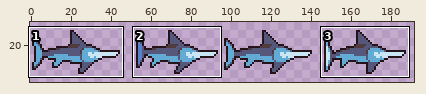
A sprite sheet gets an edit: GAME JAM/Assets/Imports/sealife/3/Walk.png. The picture above shows the old version from afar; the outline marks the close-up.
Close-up. Earlier state:
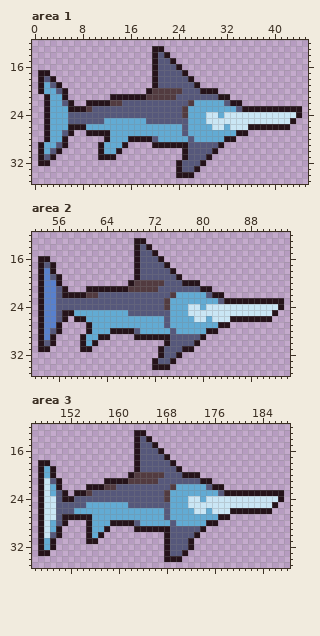
The file is 192x48 pixels. Shown: area 1: x 0..45, y 12..35; area 2: x 52..94, y 12..35; area 3: x 146..188, y 12..35. The wide view leaves out empty margins. The commit also changed other parts of the picture, which this record leaves out.
The result:
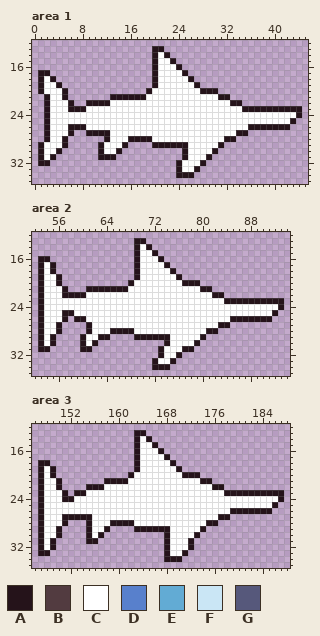
Palette (. is transparent): A #25131a  B #523b40  C #ffffff  D #5880cc  E #62abd4  F #cae6f5  G #56587b
The exact change:
Changed rows in their new state; - is an unchanged pixel.
Area 1:
first column x 2:
14 -------------------C----------------------
15 -------------------CC---------------------
16 -------------------CCC--------------------
17 -------------------CCCC-------------------
18 C------------------CCCCC------------------
19 CC-----------------CCCCCC-----------------
20 CCC---------------CCCCCCCC----------------
21 -CC--------------CCCCCCCCCCCC-------------
22 -CCC-------CCCCCCCCCCCCCCCCCCCC-----------
23 -CCC---CCCCCCCCCCCCCCCCCCCCCCCCCC---------
24 -CCCCCCCCCCCCCCCCCCCCCCCCCCCCCCCCCCCCCCCCC
25 -CCCCCCCCCCCCCCCCCCCCCCCCCCCCCCCCCCCCCCCC-
26 -CCC---CCCCCCCCCCCCCCCCCCCCCCCCCCC--------
27 -CCC-------CCCCCCCCCCCCCCCCCCCCC----------
28 -CC--------CCC----CCCCCCCCCCCC------------
29 CCC-------CCC-----------CCCCC-------------
30 CC--------CC------------CCCC--------------
31 C-----------------------CCC---------------
32 -----------------------CCC----------------
33 -----------------------CC-----------------
Area 2:
first column x 54:
14 ----------------C----------------------
15 ----------------CC---------------------
16 ----------------CCC--------------------
17 C---------------CCCC-------------------
18 C---------------CCCCC------------------
19 CC--------------CCCCCC-----------------
20 CC-------------CCCCCCCC----------------
21 CCC-----------CCCCCCCCCCCC-------------
22 CCC----CCCCCCCCCCCCCCCCCCCCC-----------
23 CCCCCCCCCCCCCCCCCCCCCCCCCCCCCC---------
24 CCCCCCCCCCCCCCCCCCCCCCCCCCCCCCCCCCCCCCC
25 CCC--CCCCCCCCCCCCCCCCCCCCCCCCCCCCCCCCC-
26 CCC----CCCCCCCCCCCCCCCCCCCCCCCC--------
27 CC------CCCCCCCCCCCCCCCCCCCCC----------
28 CC------CCC----CCCCCCCCCCCC------------
29 C------CC------------CCCCC-------------
30 C------C-------------CCCC--------------
31 --------------------CCC----------------
32 --------------------CC-----------------
33 -------------------CC------------------
Area 3:
first column x 148:
14 ----------------C----------------------
15 ----------------CC---------------------
16 ----------------CCC--------------------
17 ----------------CCCC-------------------
18 ----------------CCCCC------------------
19 C---------------CCCCCC-----------------
20 C--------------CCCCCCCC----------------
21 CC------------CCCCCCCCCCCC-------------
22 CC--------CCCCCCCCCCCCCCCCCC-----------
23 CCC----CCCCCCCCCCCCCCCCCCCCCCC---------
24 CCC--CCCCCCCCCCCCCCCCCCCCCCCCCCCCCCCCCC
25 CCCCCCCCCCCCCCCCCCCCCCCCCCCCCCCCCCCCCC-
26 CCCCCCCCCCCCCCCCCCCCCCCCCCCCCCC--------
27 CCC-----CCCCCCCCCCCCCCCCCCCCC----------
28 CCC-----CCC----CCCCCCCCCCCC------------
29 CC------CC-----------CCCCC-------------
30 CC------C------------CCCC--------------
31 C--------------------CCC---------------
32 C--------------------CCC---------------
33 ---------------------CC----------------
Boxes around the changes in both close-ups, in picture pixels (x1, y1, x2, y2):
changed: (44, 52, 296, 172)
changed: (44, 244, 278, 364)
changed: (44, 436, 278, 556)
